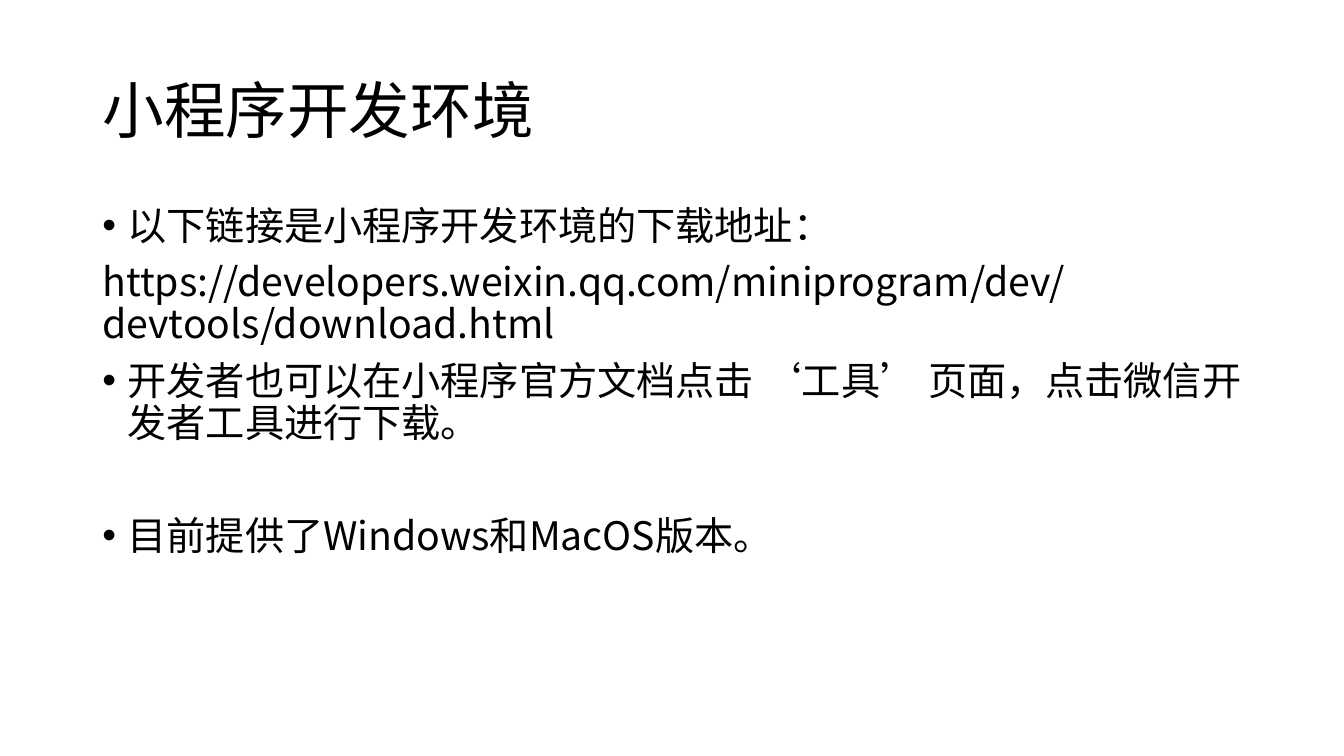
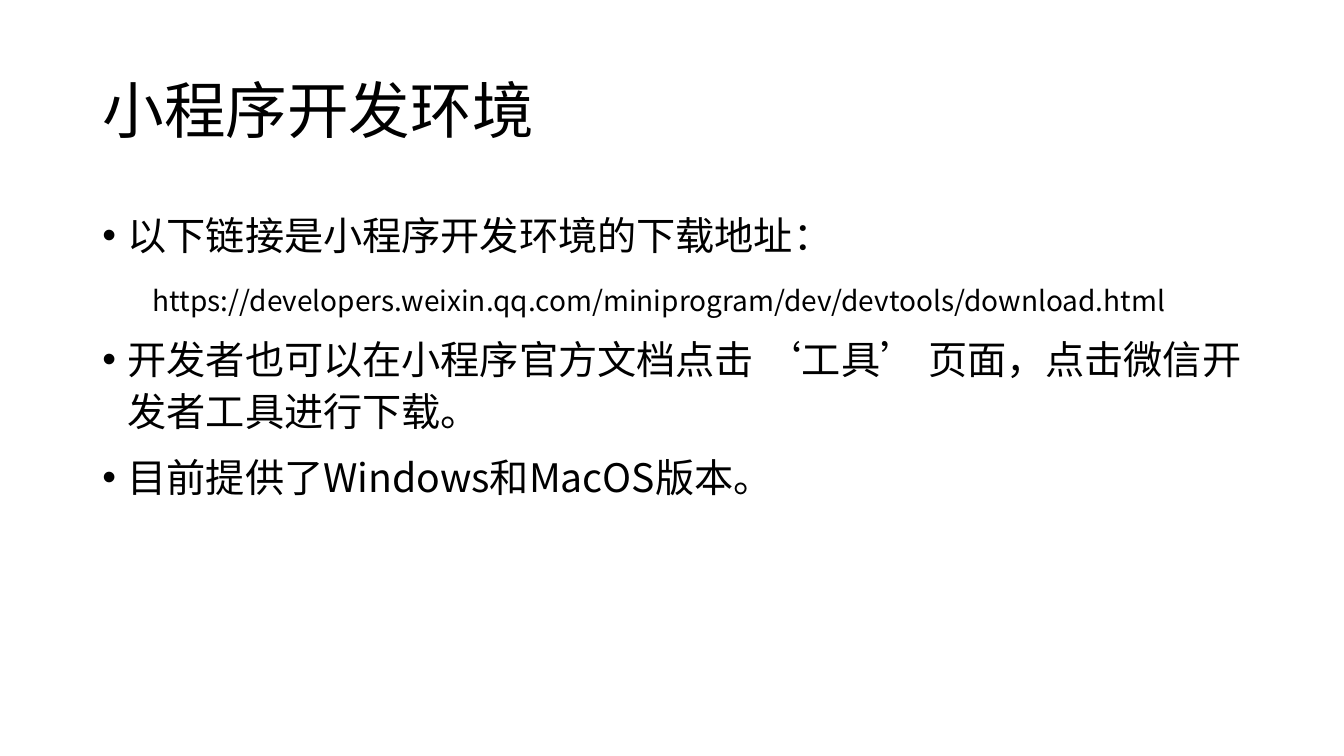
Before and after one commit to edu2act/course-wechat-and-miniprogram, a slide deck: slide 8 of materials/ch02/ch02_1-小程序与开发环境.pptx. Drawn at 1344x756 pixels with LibreOffice and Linux fonts; fonts in the diff are those of the drawing. Boxes give left, top, right and bottom in pixels: in the first picture for what was removed or moved away, otherwise in the second. Text is boxed around its words. In the diff, an @@ line names an element or a change of style, - is before the commit and + after.

```diff
--- a/materials/ch02/ch02_1-小程序与开发环境.pptx
+++ b/materials/ch02/ch02_1-小程序与开发环境.pptx
@@ text "以下链接是小程序开发环境的下载地址：" at (128,217,1241,495): size 28 to 20 pt in "https://developers.weixin.qq.com/miniprogram/dev/devtools/do ..."; line spacing 0.9 to 37pt; list level 1 to 2 in "https://developers.weixin.qq.com/miniprogram/dev/devtools/do ..." @@
```
Also in this commit, not shown: 2 other slides changed, 8 other files.
